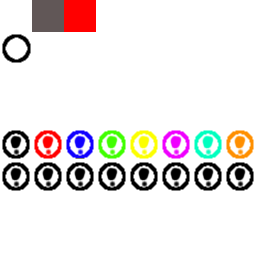
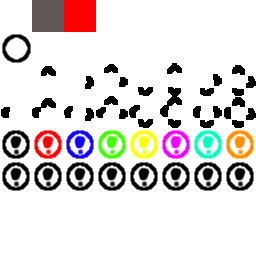
The second 256x256 image is a revision of the first. Changes to its layers:
painted on "ok" over [1, 63, 256, 128]
